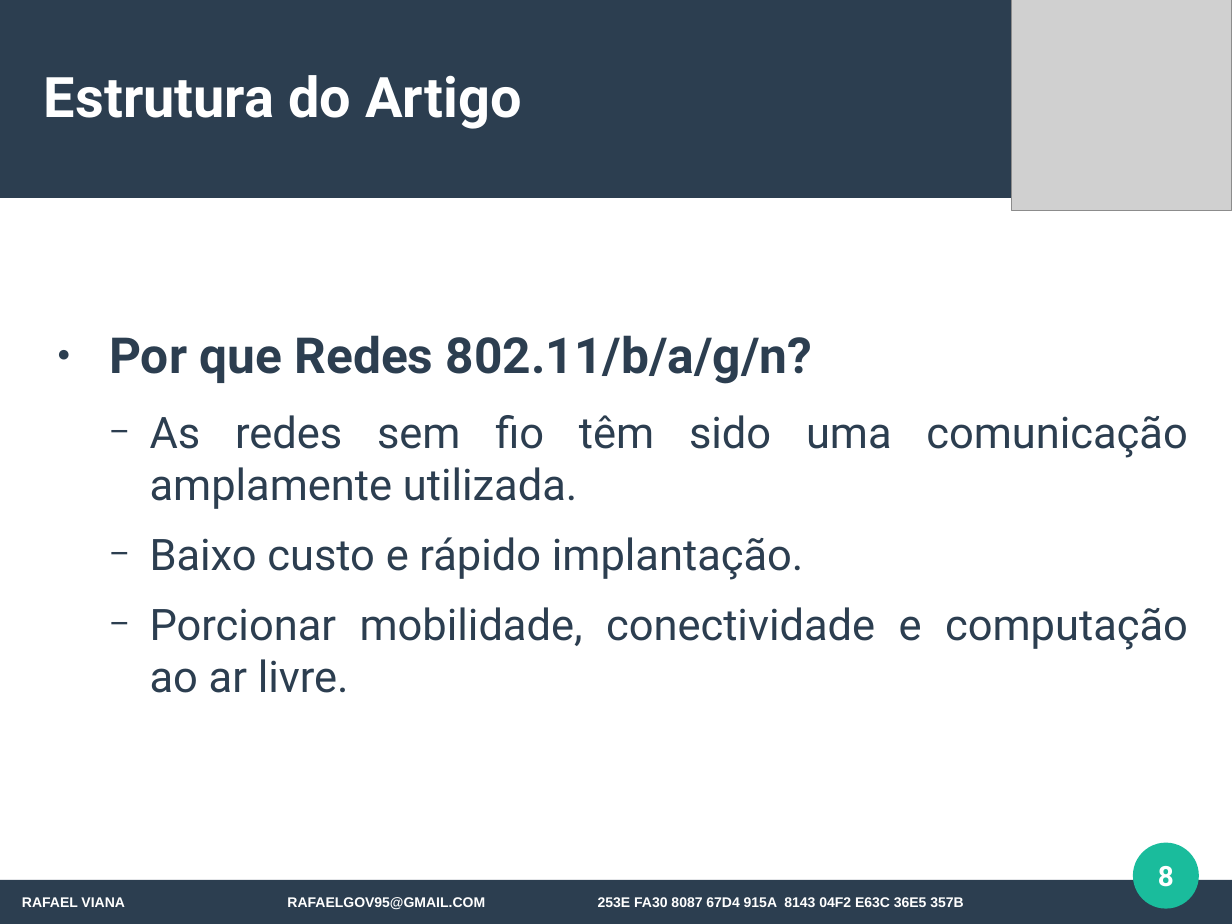
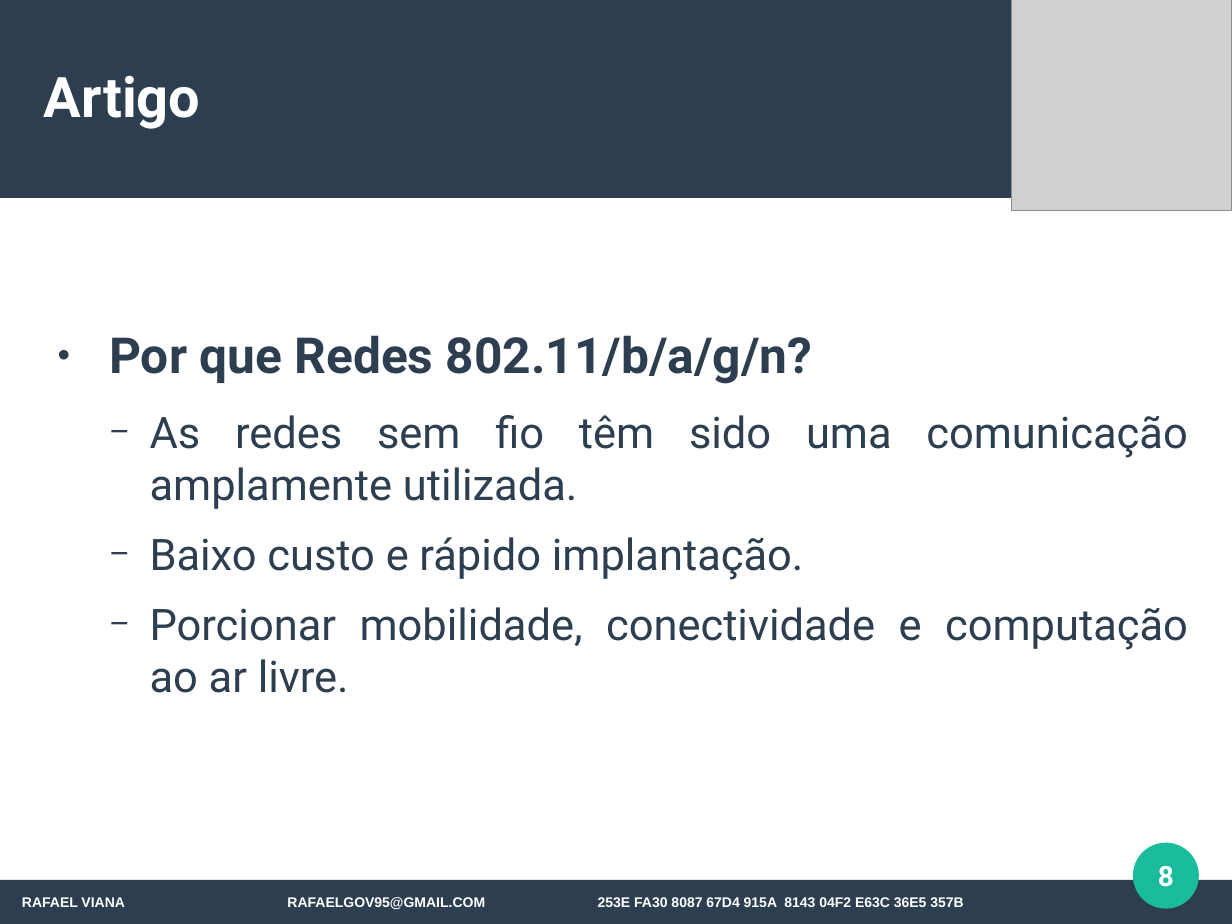
Before and after one commit to rafaelgov95/SD, a slide deck: slide 8 of Apresentacao/PPT/Angular-4.odp. Drawn at 1232x924 pixels with LibreOffice and Linux fonts; fonts in the diff are those of the drawing; grey boxes stand for pictures. Boxes give left, top, right and bottom in pixels: in the first picture for what was removed or moved away, otherwise in the second. Text is boxed around its words. In the diff, an @@ line names an element or a change of style, - is before the commit and + after.

```diff
--- a/Apresentacao/PPT/Angular-4.odp
+++ b/Apresentacao/PPT/Angular-4.odp
@@ title at <box>44,75,200,129</box>: text changed @@
-Estrutura do Artigo
+Artigo
```
Also in this commit, not shown: 11 other slides changed, 7 slides added, 1 slide removed, 3 other files.
